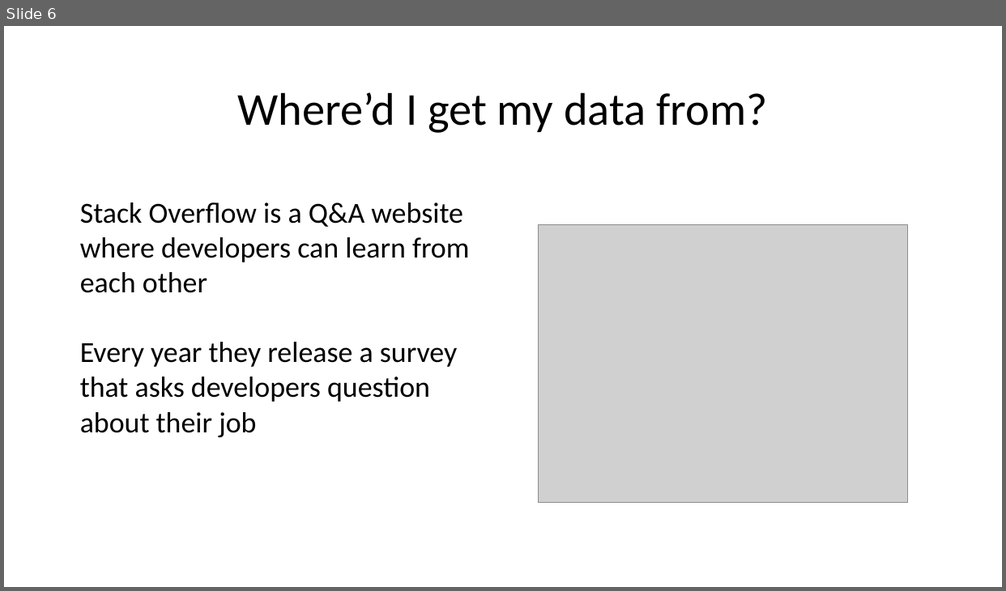
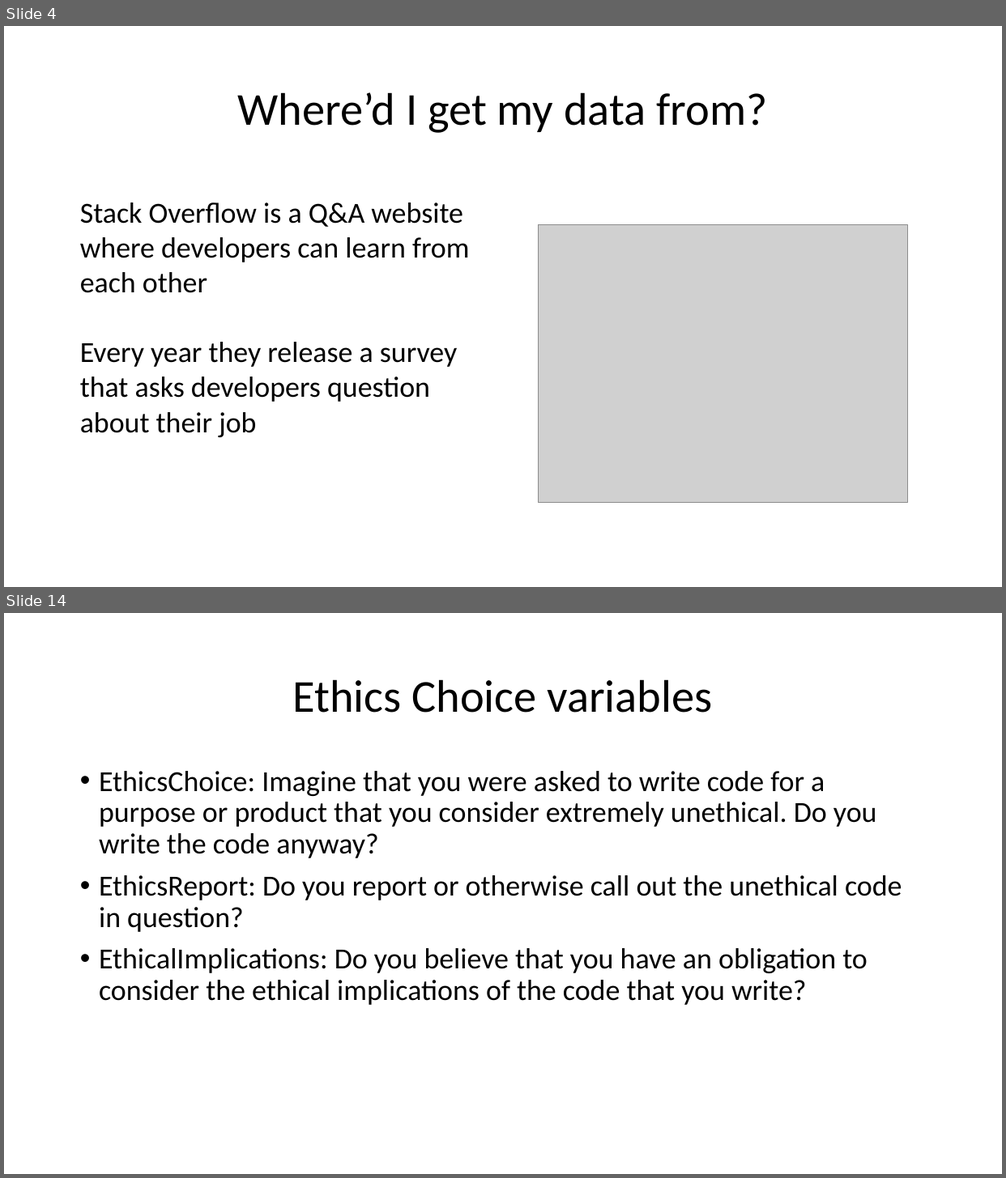
Before and after one commit to Iotaslair/DM-ML-Personal-Project, a slide deck: Presentations/For Me/Presentation.pptx. Shown one above the other, each under a label of ours: slide 6 before the commit, slides 4 and 14 after it; the slides between them are not shown. The pictures are 1006x591 and 1006x1178 pixels, drawn with LibreOffice and Linux fonts; fonts in the diff are those of the drawing; grey boxes stand for pictures. Boxes give left, top, right and bottom in pixels: in the first picture for what was removed or moved away, otherwise in the second. Text is boxed around its words. In the diff, an @@ line names an element or a change of style, - is before the commit and + after.

```diff
--- a/Presentations/For Me/Presentation.pptx
+++ b/Presentations/For Me/Presentation.pptx
@@ slide 14 added at <box>4,613,1002,1174</box>, background #FFFFFF @@
@@ title added at <box>292,679,713,713</box>, 44 pt, text #000000 @@
+Ethics Choice variables
@@ text added at <box>99,771,902,1005</box>, 28 pt, text #000000 @@
+• EthicsChoice: Imagine that you were asked to write code for a purpose or product that you consider extremely unethical. Do you write the code anyway?
+• EthicsReport: Do you report or otherwise call out the unethical code in question?
+• EthicalImplications: Do you believe that you have an obligation to consider the ethical implications of the code that you write?
@@ what was slide 6 is now slide 4 @@
```
Also in this commit, not shown: 6 slides changed, 8 other slides added, 10 slides removed, 4 other files.
